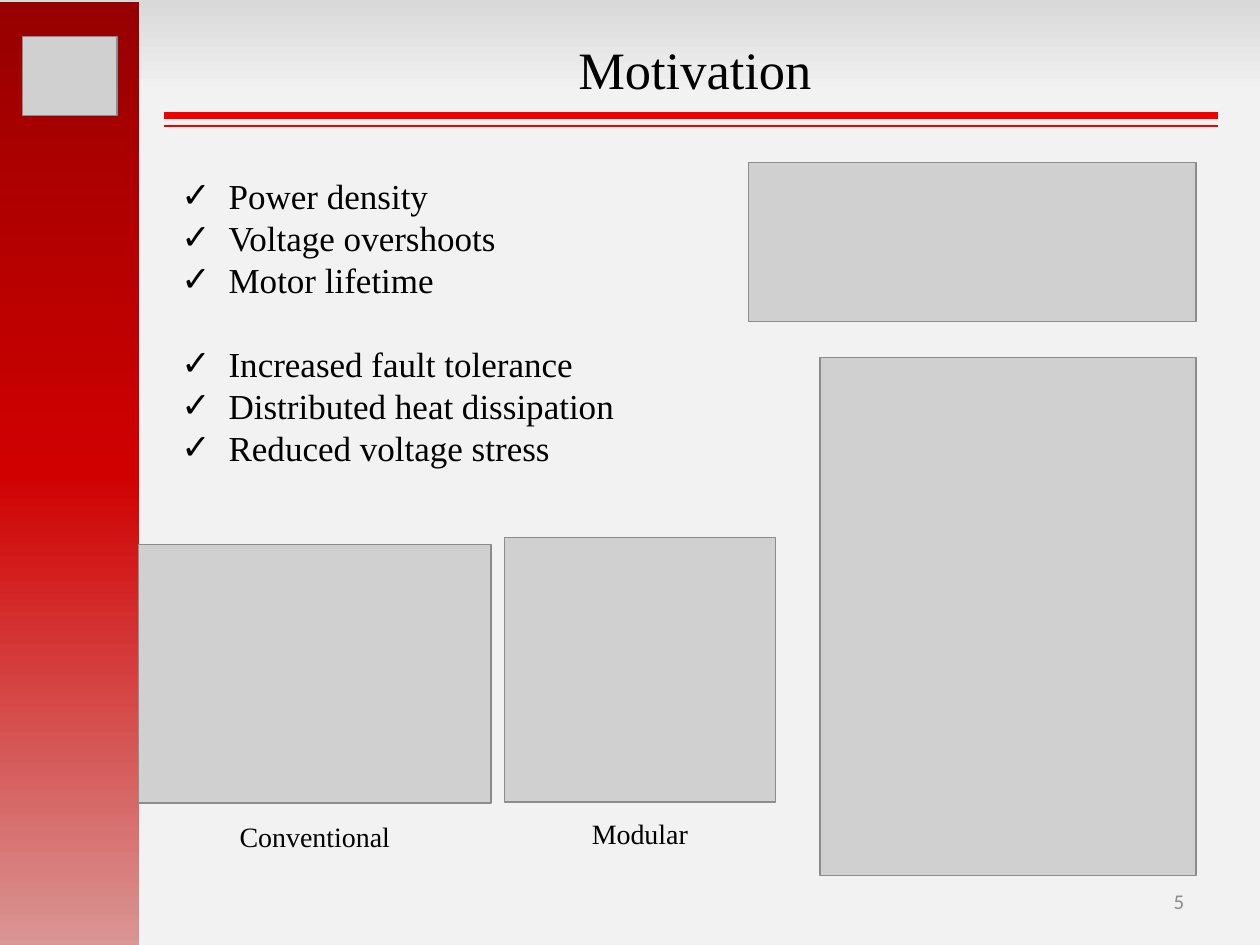
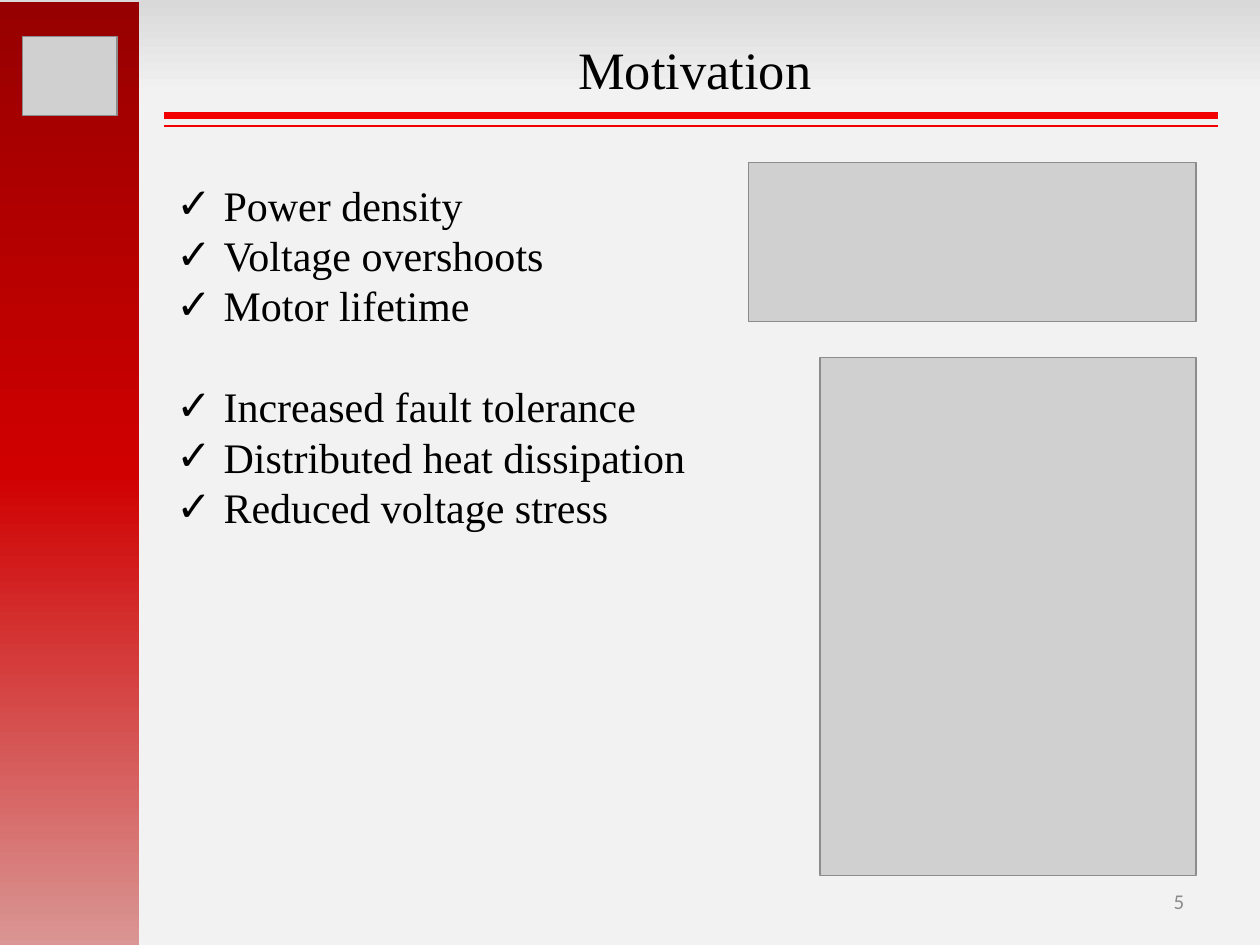
Before and after one commit to hakanpolat/IMMD, a slide deck: slide 5 of GRW2017/sunum/GRW2017_MesutUğur.pptx. Drawn at 1260x945 pixels with LibreOffice and Linux fonts; fonts in the diff are those of the drawing; grey boxes stand for pictures. Boxes give left, top, right and bottom in pixels: in the first picture for what was removed or moved away, otherwise in the second. Text is boxed around its words. In the diff, an @@ line names an element or a change of style, - is before the commit and + after.

```diff
--- a/GRW2017/sunum/GRW2017_MesutUğur.pptx
+++ b/GRW2017/sunum/GRW2017_MesutUğur.pptx
@@ text "Power density" at [224, 192, 685, 532]: size 20 to 24 pt @@
@@ picture removed at [505, 537, 776, 801] @@
@@ picture removed at [139, 544, 491, 803] @@
@@ text removed at [240, 827, 390, 848] @@
-Conventional
@@ text removed at [592, 824, 688, 845] @@
-Modular
```
Also in this commit, not shown: 10 other slides changed, 4 slides added, 3 slides removed, 2 other files.
